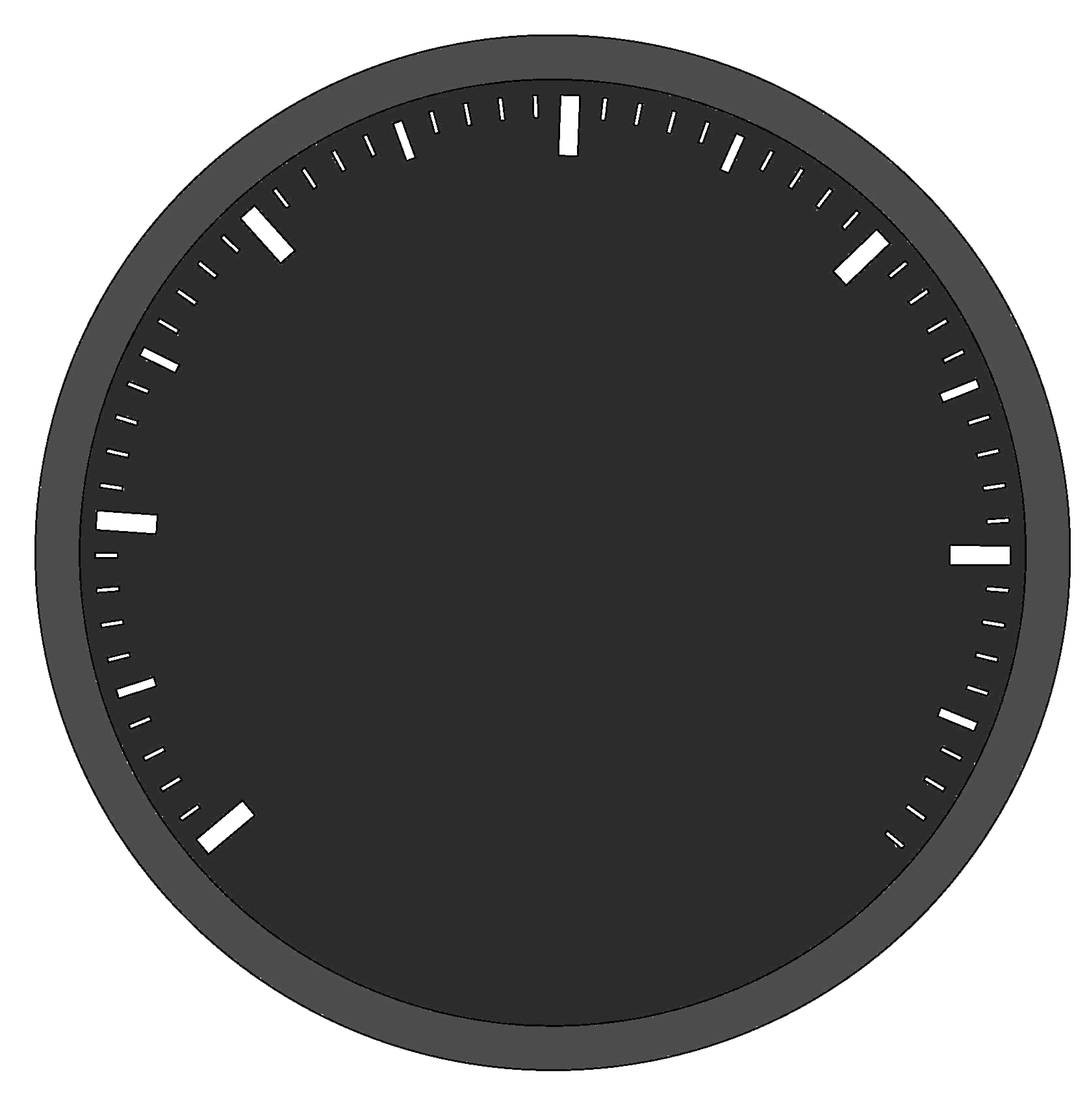
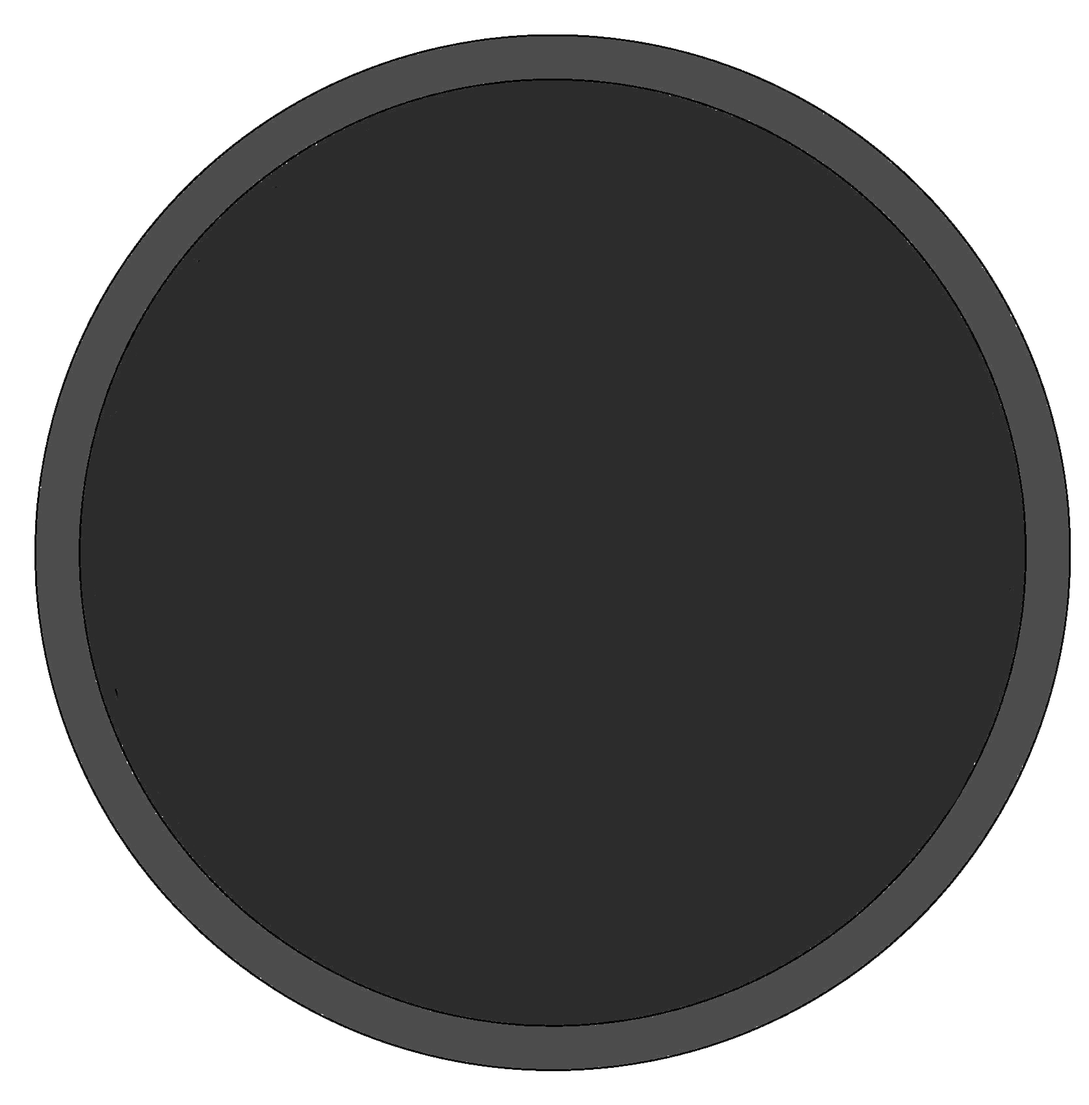
Two versions of the same layered image (1089x1105). Layer-by-layer changes:
painted on "Calque 1" over (87, 83, 1015, 857)
